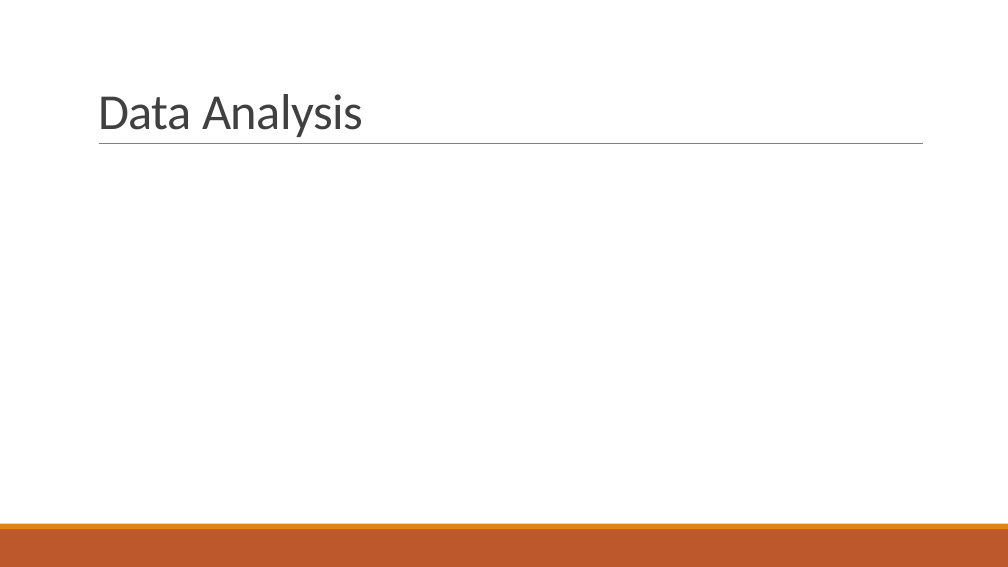
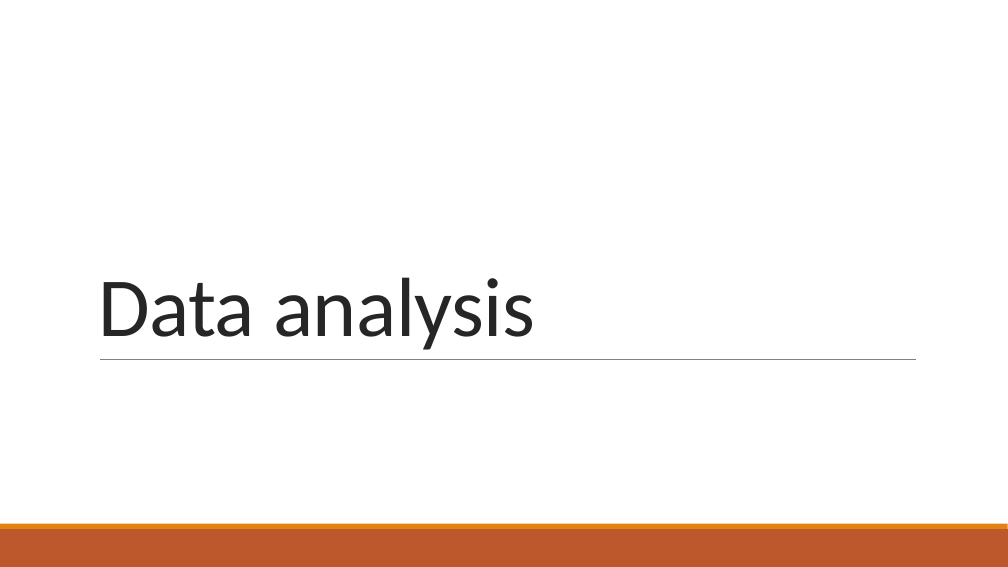
Before and after one commit to ofrendo/kronos, a slide deck: slide 16 of doc/Presentation.pptx. Drawn at 1008x567 pixels with LibreOffice and Linux fonts; fonts in the diff are those of the drawing. Boxes give left, top, right and bottom in pixels: in the first picture for what was removed or moved away, otherwise in the second. Text is boxed around its words. In the diff, an @@ line names an element or a change of style, - is before the commit and + after.

Commit message:
Added deta analysis part to presentation

```diff
--- a/doc/Presentation.pptx
+++ b/doc/Presentation.pptx
@@ title at [98, 277, 535, 350]: text changed; size 48 to 80 pt; text colour #404040 to #262626 @@
-Data Analysis
+Data analysis
@@ line moved from (99, 144) - (923, 144) to (100, 359) - (917, 359) @@
```
Also in this commit, not shown: 9 other slides changed, 17 slides added, 3 slides removed.
